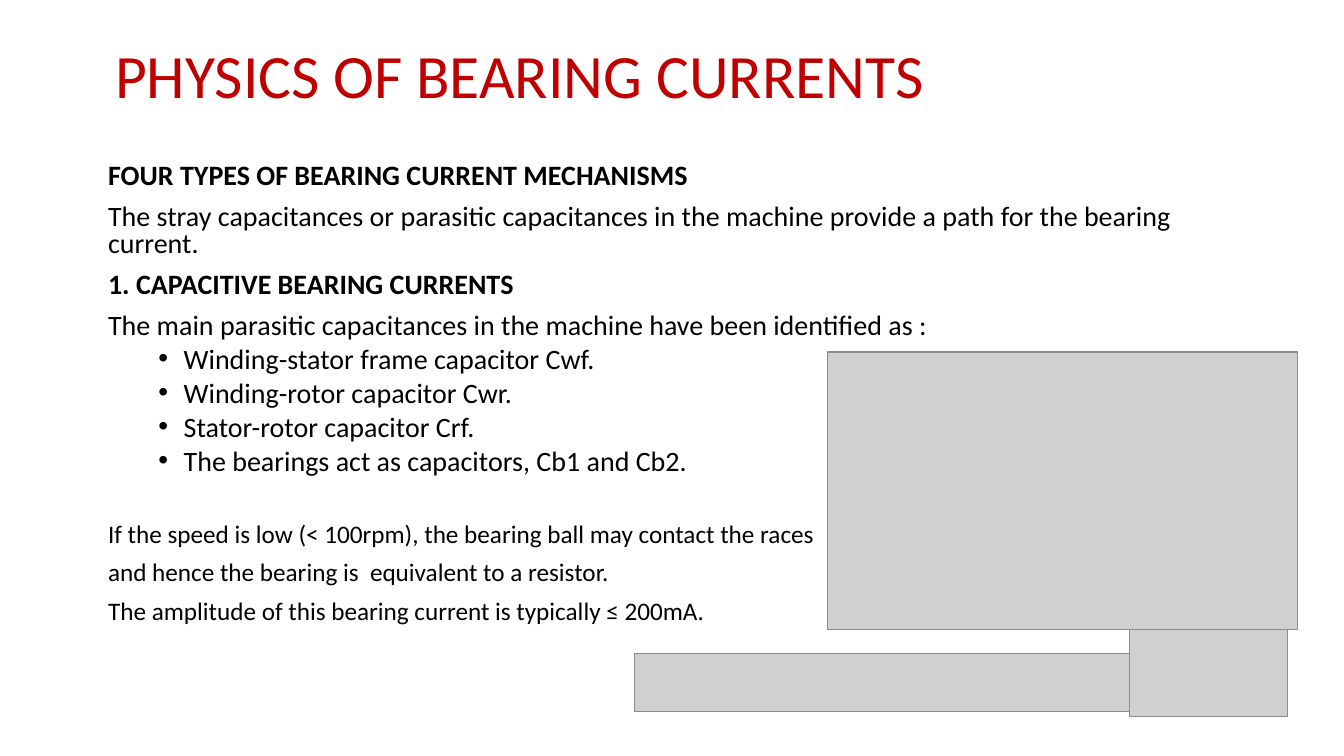
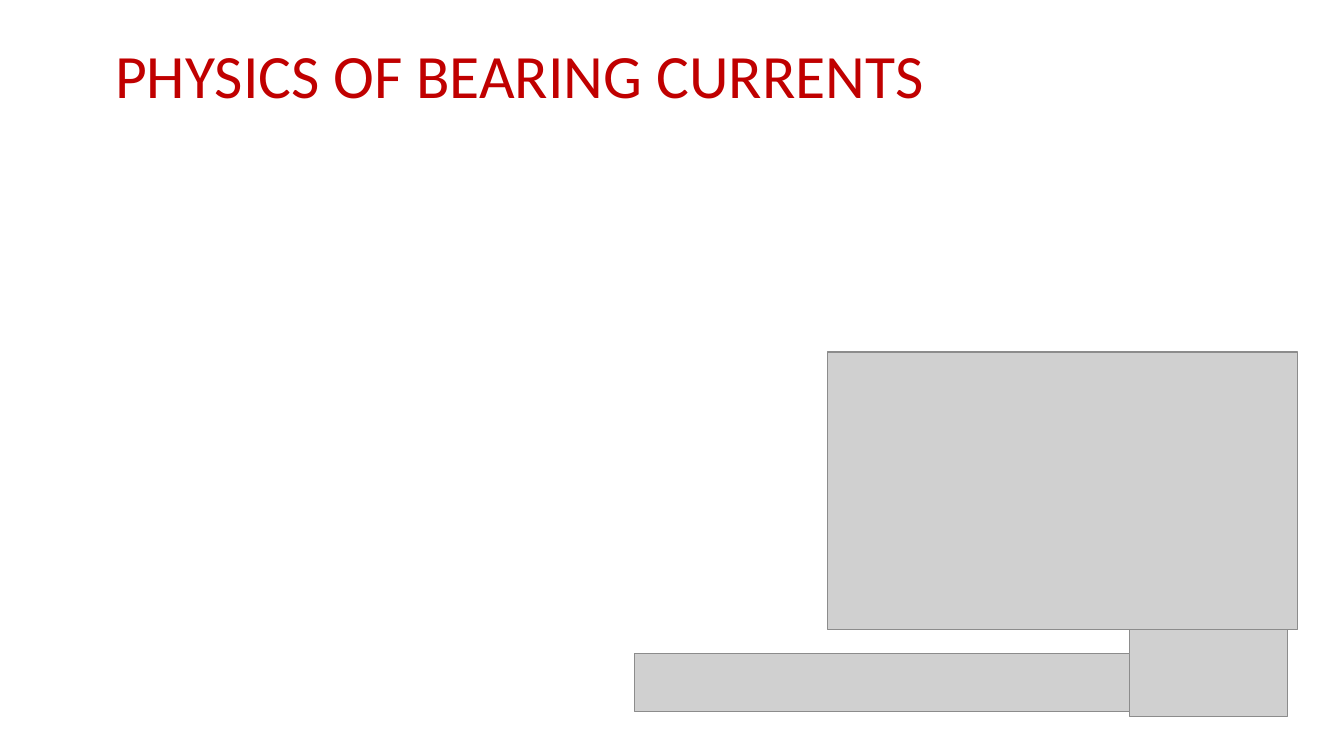
Before and after one commit to EnesAyaz/KTH, a slide deck: slide 4 of Weekly-Reports/BearingCurrentsSourceAndMitigations.pptx. Drawn at 1344x756 pixels with LibreOffice and Linux fonts; fonts in the diff are those of the drawing; grey boxes stand for pictures. Boxes give left, top, right and bottom in pixels: in the first picture for what was removed or moved away, otherwise in the second. Text is boxed around its words. In the diff, an @@ line names an element or a change of style, - is before the commit and + after.

```diff
--- a/Weekly-Reports/BearingCurrentsSourceAndMitigations.pptx
+++ b/Weekly-Reports/BearingCurrentsSourceAndMitigations.pptx
@@ text removed at (108, 166, 1170, 625) @@
-FOUR TYPES OF BEARING CURRENT MECHANISMS
-The stray capacitances or parasitic capacitances in the machine provide a path for the bearing current.
-1. CAPACITIVE BEARING CURRENTS
-The main parasitic capacitances in the machine have been identified as :
-  • Winding-stator frame capacitor Cwf.
-  • Winding-rotor capacitor Cwr.
-  • Stator-rotor capacitor Crf.
-  • The bearings act as capacitors, Cb1 and Cb2.
-If the speed is low (< 100rpm), the bearing ball may contact the races
-and hence the bearing is equivalent to a resistor.
-The amplitude of this bearing current is typically ≤ 200mA.
```
Also in this commit, not shown: 10 other slides changed, 1 other file.
